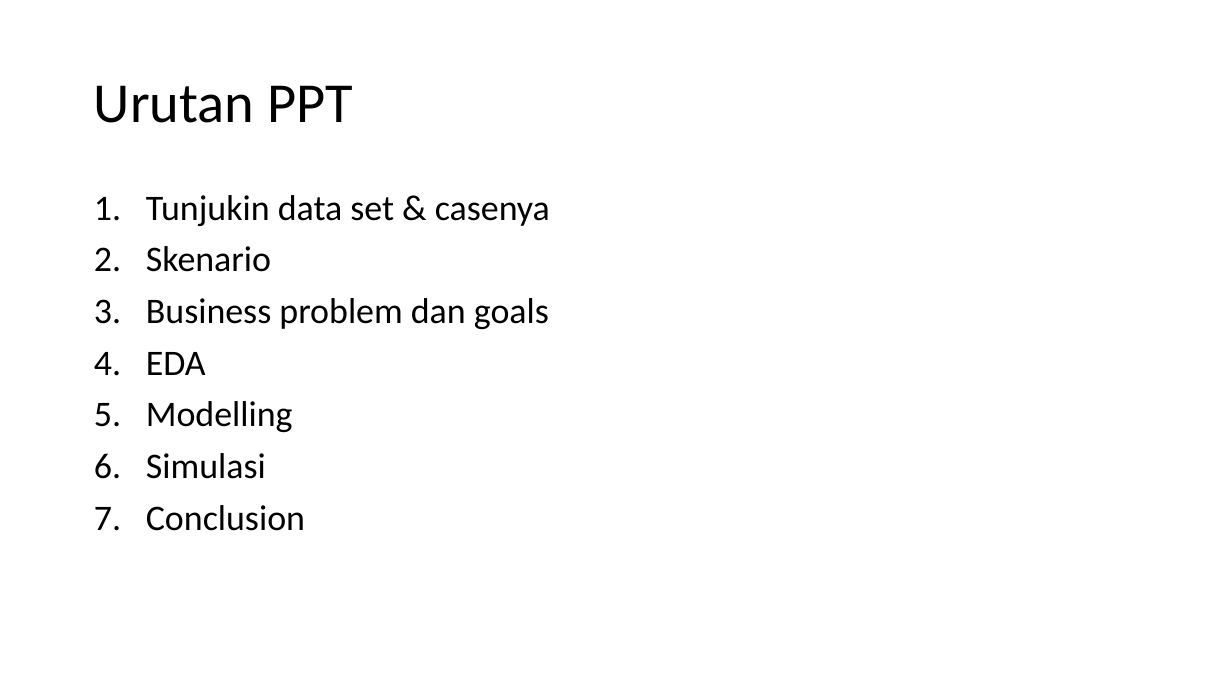
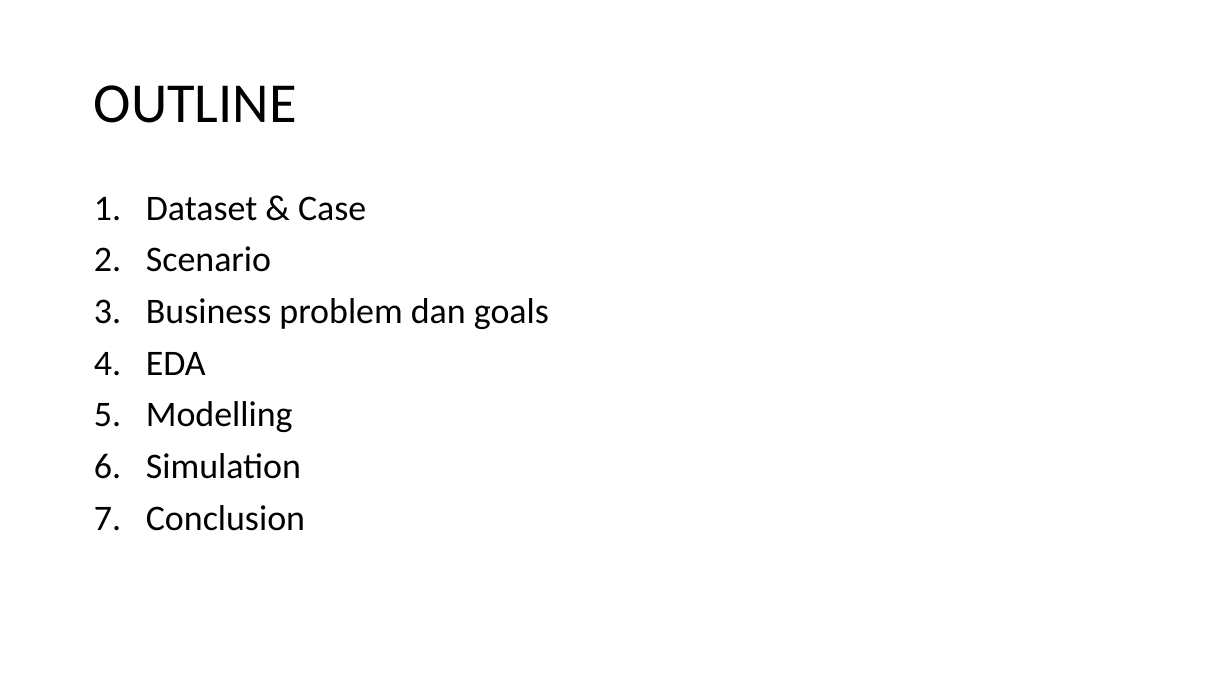
Before and after one commit to abdullahayas123/Tes-Model-Marketing-Scipy, a slide deck: slide 2 of Presentation.pptx. Drawn at 1232x693 pixels with LibreOffice and Linux fonts; fonts in the diff are those of the drawing. Boxes give left, top, right and bottom in pixels: in the first picture for what was removed or moved away, otherwise in the second. Text is boxed around its words. In the diff, an @@ line names an element or a change of style, - is before the commit and + after.

```diff
--- a/Presentation.pptx
+++ b/Presentation.pptx
@@ title at (x1=94, y1=85, x2=297, y2=123): text changed @@
-Urutan PPT
+OUTLINE
@@ text at (x1=146, y1=196, x2=366, y2=272): text changed @@
-1. Tunjukin data set & casenya
-2. Skenario
+1. Dataset & Case
+2. Scenario
@@ text at (x1=146, y1=453, x2=301, y2=479): text changed @@
-6. Simulasi
+6. Simulation
```
Also in this commit, not shown: 1 other slide changed, 25 slides added, 2 slides removed.
